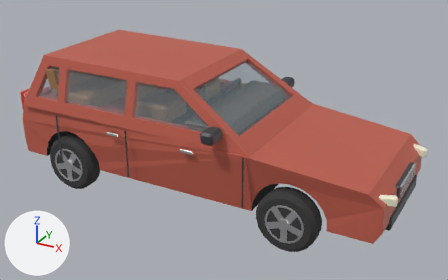
The glTF model public/games/flip/torollah.glb: old version first, new version second.
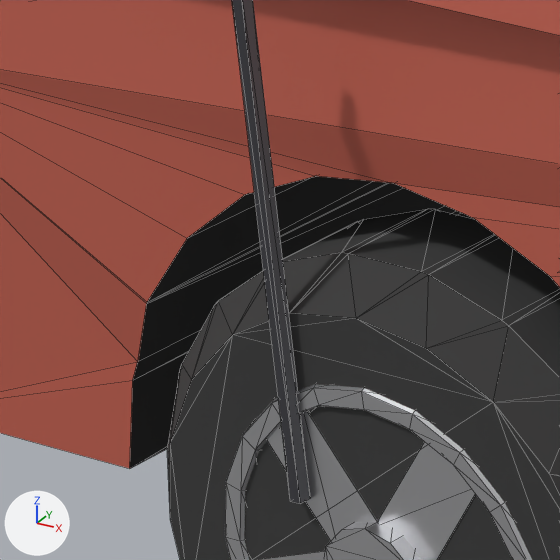
The first picture shows the older version from a camera (50 mm lens) standing at (3.11, -5.45, 3.34) and looking at (0.11, 0.01, 0.61). The close-ups show the older and then the newer version on the part from 8% to 19% of the width and 41% to 58% of the height of that picture. Only the edits that show in the close-ups are written down. Arrows for +X, +Y and +Z are at lower left; the lights stay in place. The close-ups show mesh edges as thin lines. Vertices at exactly the same position are counted once.

In view in the first close-up: 'Body.004', 'Dark.004', 'Rim.005', 'Tire.004'.
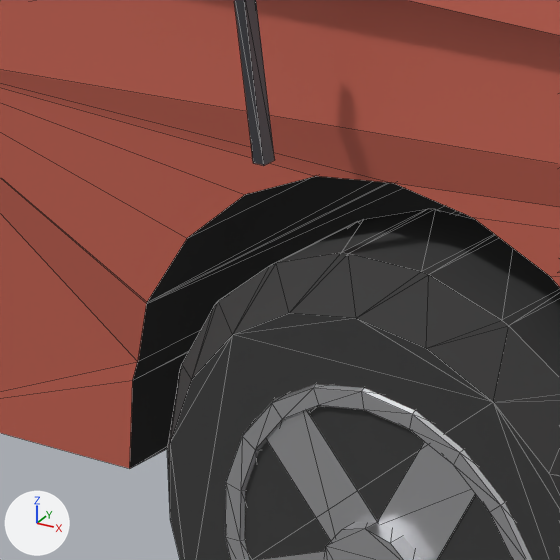
Pixel boxes (x1, y1, x2, y2) of what changed, in the close-ups (560 x 560 px):
'Dark.004', reshaped: before (232, 0, 310, 504); after (234, 0, 274, 166)

What the commit changed:
me_dark_004 is used by ob_dark_004; location (0.0, 0.0, 0.0).
me_dark_004 had 300 vertices, 544 faces and spanned x -2.11..2.11, y -0.97..0.97, z 0.32..1.22.
me_dark_004 now has 332 vertices, 592 faces and spans x -2.11..2.11, y -0.97..0.97, z 0.32..1.22.
me_dark_004 part 1: 4 vertices moved from x -1.49..-1.47, y -0.85..-0.84, z 0.38 to x -1.49..-1.47, y -0.85..-0.84, z 0.72.
Other edits to the shape of me_dark_004 do not show in these pictures.
